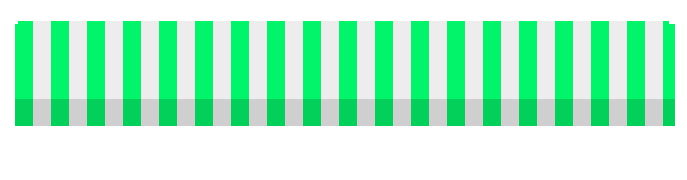
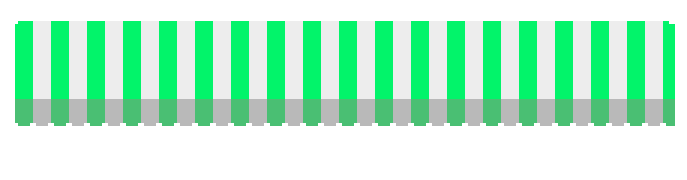
Before/after of a 687x180 layered artwork. What changed in the layer stack:
painted on "Overhang" over [15, 99, 675, 126]
